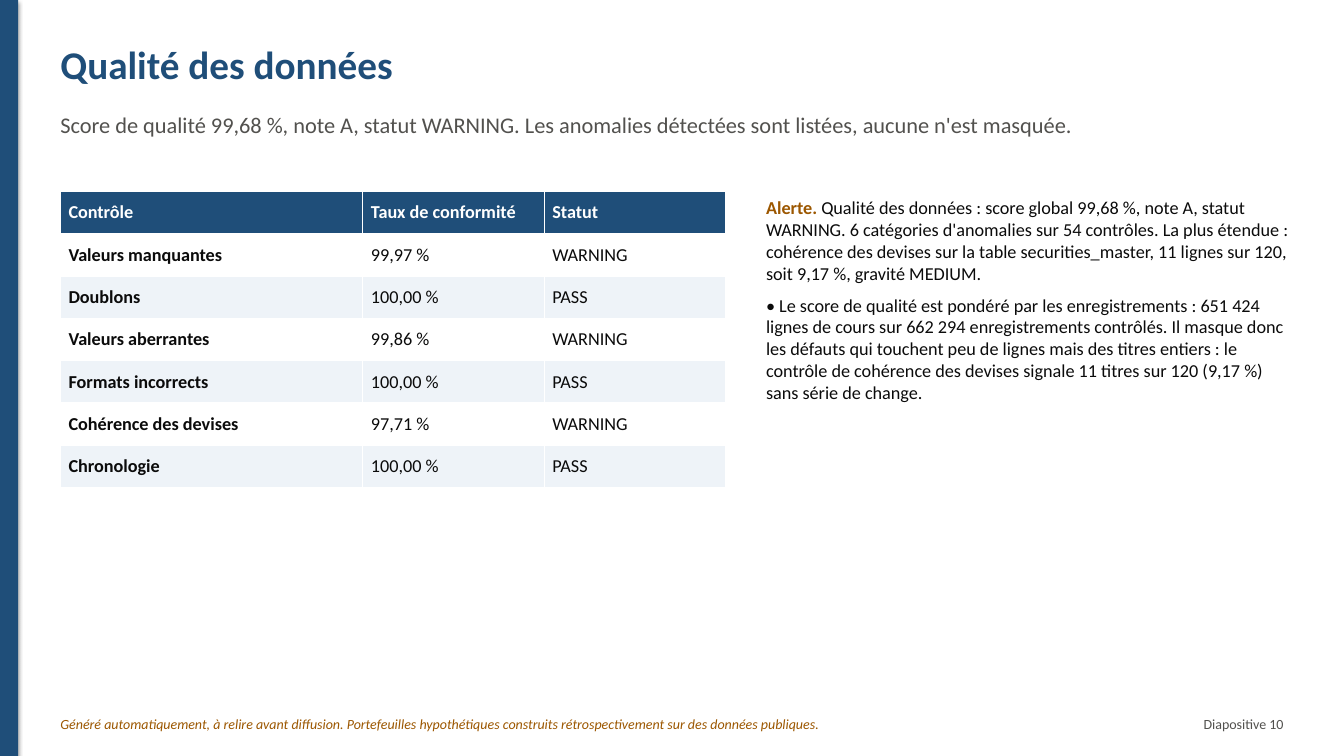
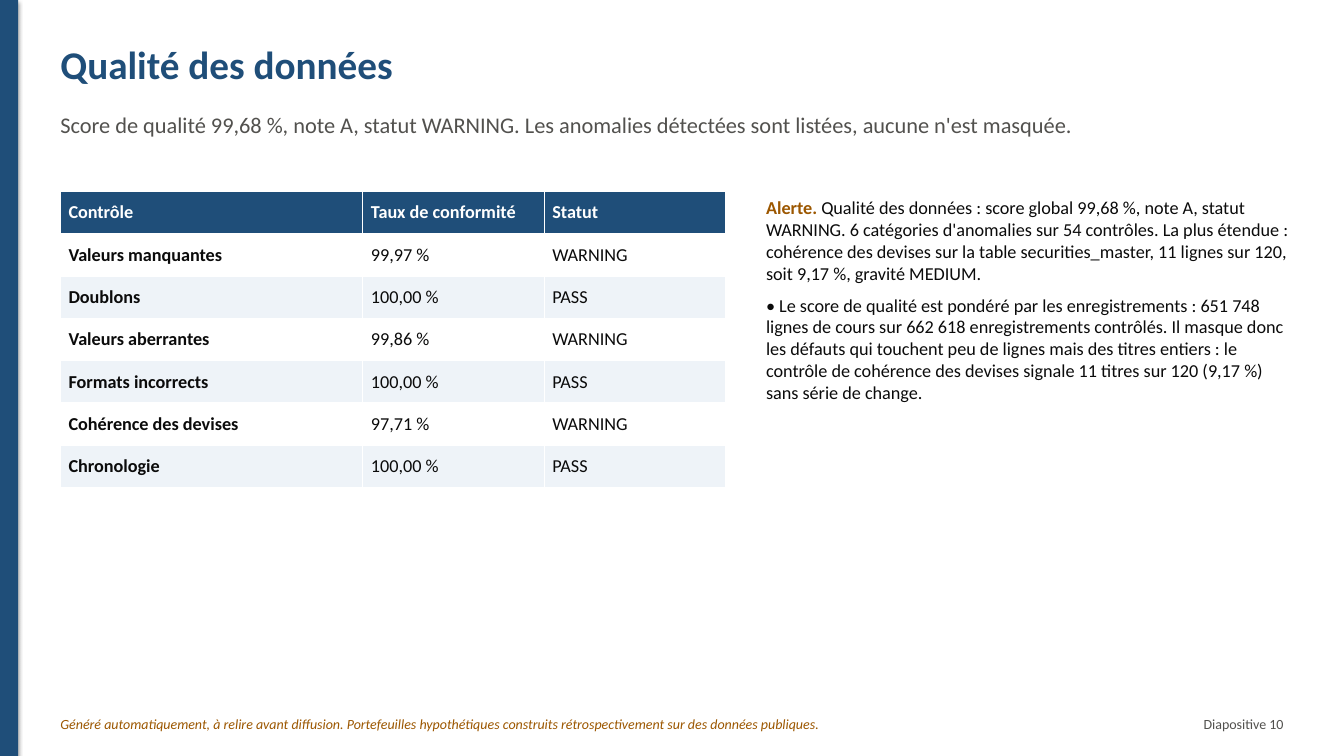
Before and after one commit to fatybarbosa/investment-analytics-platform, a slide deck: slide 10 of reports/management/presentation_management.pptx. Drawn at 1344x756 pixels with LibreOffice and Linux fonts; fonts in the diff are those of the drawing. Boxes give left, top, right and bottom in pixels: in the first picture for what was removed or moved away, otherwise in the second. Text is boxed around its words. In the diff, an @@ line names an element or a change of style, - is before the commit and + after.

```diff
--- a/reports/management/presentation_management.pptx
+++ b/reports/management/presentation_management.pptx
@@ text at box(766, 299, 1283, 402): text changed @@
-• Le score de qualité est pondéré par les enregistrements : 651 424 lignes de cours sur 662 294 enregistrements contrôlés. Il masque donc les défauts qui touchent peu de lignes mais des titres entiers : le contrôle de cohérence des devises signale 11 titres sur 120 (9,17 %) sans série de change.
+• Le score de qualité est pondéré par les enregistrements : 651 748 lignes de cours sur 662 618 enregistrements contrôlés. Il masque donc les défauts qui touchent peu de lignes mais des titres entiers : le contrôle de cohérence des devises signale 11 titres sur 120 (9,17 %) sans série de change.
```
Also in this commit, not shown: 2 other slides changed, 49 other files.
